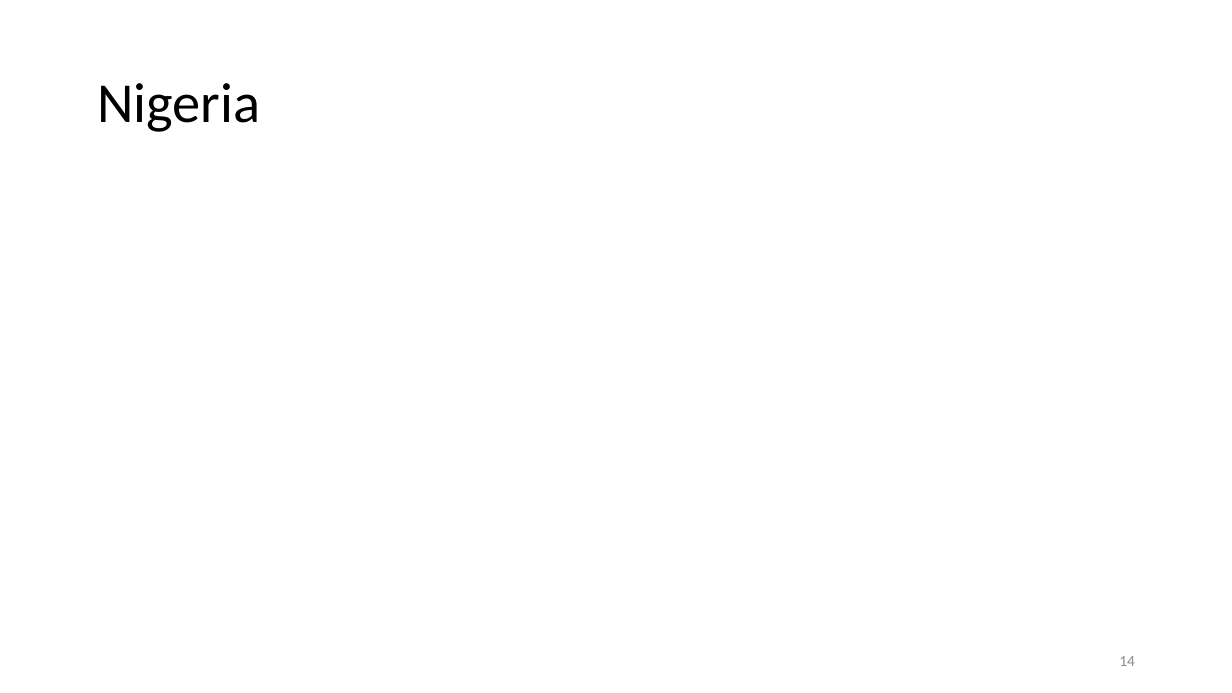
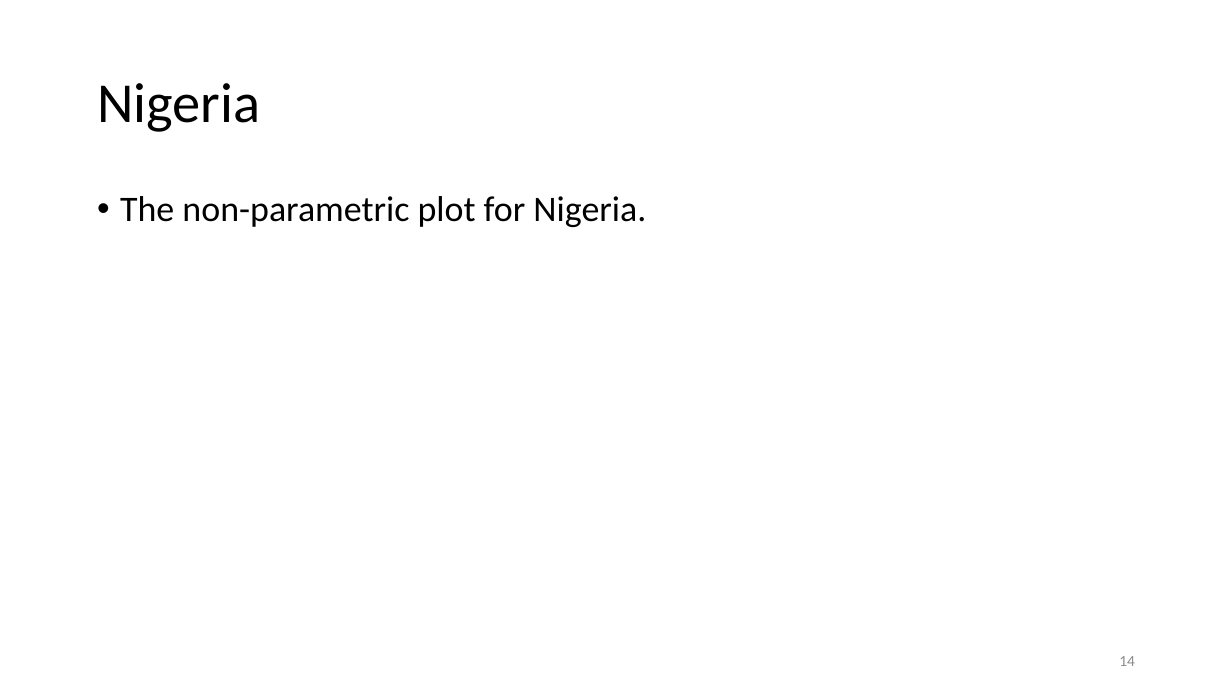
Before and after one commit to anuragr81/research, a slide deck: slide 14 of consumption/presentationOct2021.pptx. Drawn at 1232x693 pixels with LibreOffice and Linux fonts; fonts in the diff are those of the drawing; background and template pictures are left out. Boxes give left, top, right and bottom in pixels: in the first picture for what was removed or moved away, otherwise in the second. Text is boxed around its words. In the diff, an @@ line names an element or a change of style, - is before the commit and + after.

```diff
--- a/consumption/presentationOct2021.pptx
+++ b/consumption/presentationOct2021.pptx
@@ text added at [120,196,646,227], 21 pt, text #000000 @@
+• The non-parametric plot for Nigeria.
```
Also in this commit, not shown: 1 other slide changed, 2 slides added, 4 other files.
